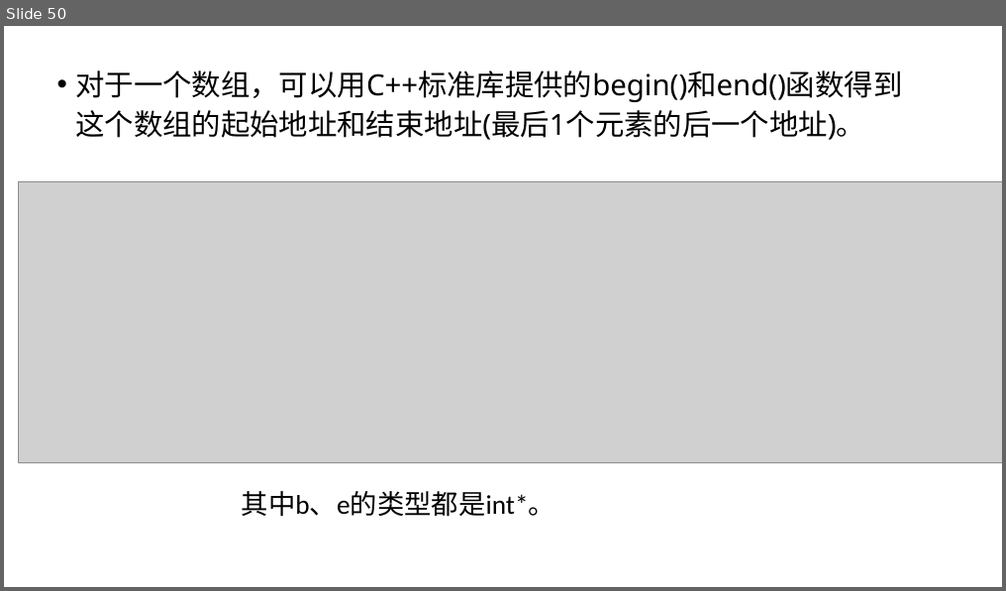
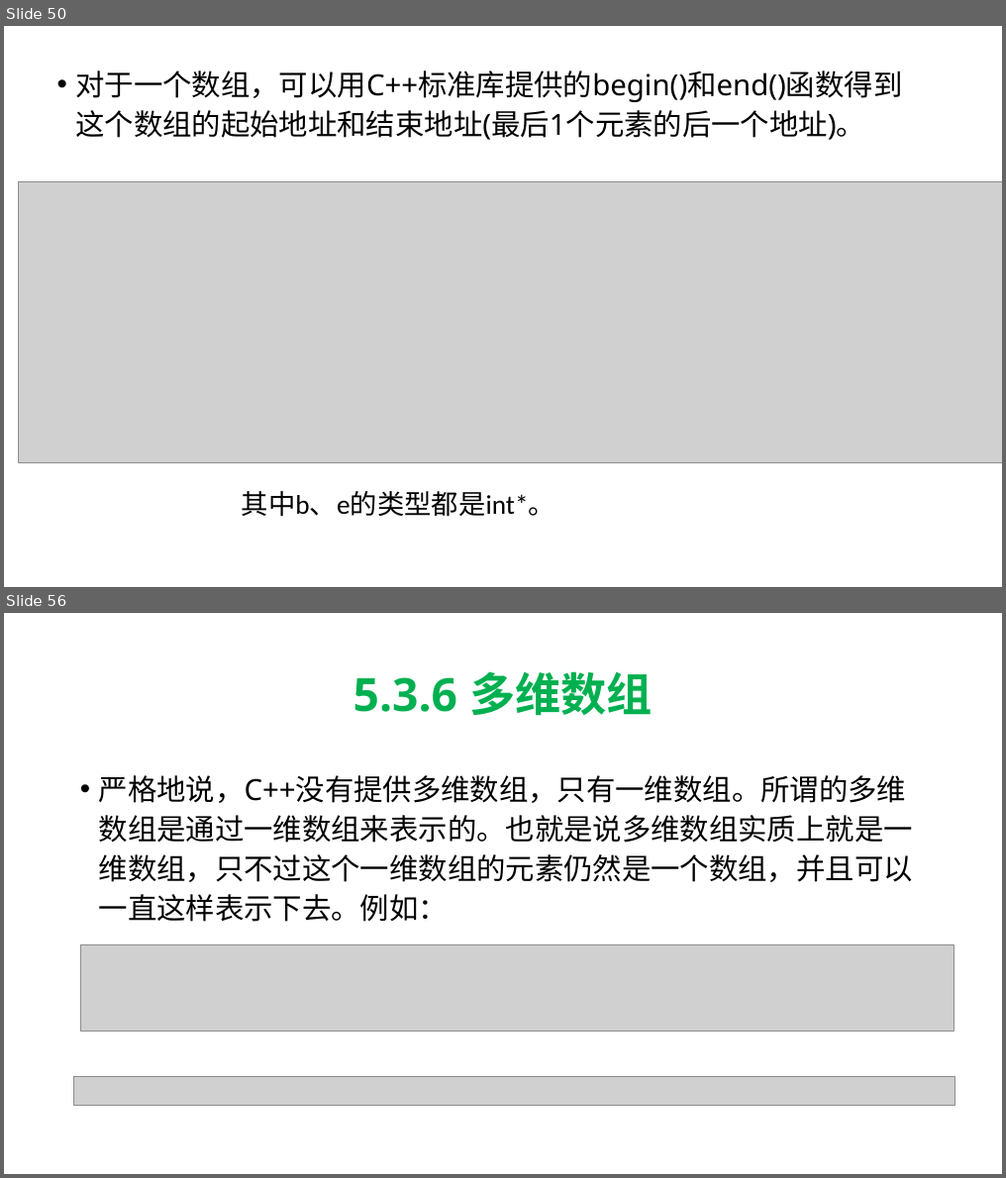
Before and after one commit to hwdong-net/cplusplus17, a slide deck: ppt/第5章 复合类型.pptx. Shown one above the other, each under a label of ours: slide 50 before the commit, slides 50 and 56 after it; the slides between them are not shown. The pictures are 1006x591 and 1006x1178 pixels, drawn with LibreOffice and Linux fonts; fonts in the diff are those of the drawing; grey boxes stand for pictures. Boxes give left, top, right and bottom in pixels: in the first picture for what was removed or moved away, otherwise in the second. Text is boxed around its words. In the diff, an @@ line names an element or a change of style, - is before the commit and + after.

```diff
--- a/ppt/第5章 复合类型.pptx
+++ b/ppt/第5章 复合类型.pptx
@@ slide 56 added at box(4, 613, 1002, 1174), background #FFFFFF @@
@@ title added at box(353, 671, 652, 716), 44 pt, text #00B050, bold @@
+5.3.6 多维数组
@@ text added at box(99, 775, 913, 922), 28 pt, text #000000 @@
+• 严格地说，C++没有提供多维数组，只有一维数组。所谓的多维数组是通过一维数组来表示的。也就是说多维数组实质上就是一维数组，只不过这个一维数组的元素仍然是一个数组，并且可以一直这样表示下去。例如：
@@ picture added at box(80, 945, 954, 1032) @@
@@ picture added at box(73, 1076, 955, 1106) @@
```
Also in this commit, not shown: 20 other slides added.
